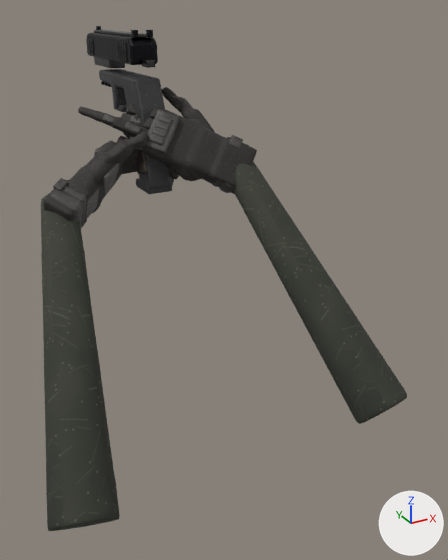
Two versions of the glTF model models/weapons/pistol.glb, one commit apart.
The view is the same before and after, from a camera (50 mm lens) standing at (-0.268, -0.71, 0.071) and looking at (0.027, -0.173, -0.197). Arrows for +X, +Y and +Z are at lower right; the lights stay in place. The first picture is the older version. Where no turn or scale is listed for an object, it has been applied to the vertices. Vertices at exactly the same position are counted once.

Script lines for the objects in view, before the commit:
```python
ob_forearm_l = bpy.data.objects.new('forearm_L', me_cylinder_001)
ob_forearm_l.location = (-0.148, -0.19, -0.222)
ob_frame = bpy.data.objects.new('frame', me_frame)
ob_frame.location = (0.0, 0.0, 0.0)
ob_hand_l = bpy.data.objects.new('hand_L', None)
ob_hand_l.parent = ob_pistol_root
ob_hand_l.location = (-0.0699, -0.0617, -0.1)
ob_hand_l.rotation_euler = (0.775, -0.954, -1.64)  # degrees (44, -55, -94)
ob_hand_r_finger1 = bpy.data.objects.new('hand_R_finger1', me_cube_034)
ob_hand_r_finger1.parent = ob_hand_r
ob_hand_r_finger1.location = (-0.0065, 0.0582, -0.00586)
ob_hand_r_finger1.rotation_euler = (-0.101, 0.0, 0.0)  # degrees (-5.8, 0, 0)
ob_hand_r_finger2 = bpy.data.objects.new('hand_R_finger2', me_cube_037)
ob_hand_r_finger2.parent = ob_hand_r
ob_hand_r_finger2.location = (0.0065, 0.0558, -0.0154)
ob_hand_r_finger2.rotation_euler = (-0.62, 0.0, 0.0)  # degrees (-36, 0, 0)
ob_hand_r_thumb = bpy.data.objects.new('hand_R_thumb', me_cube_043)
ob_hand_r_thumb.parent = ob_hand_r
ob_hand_r_thumb.location = (0.031, -0.008, -0.006)
ob_hand_r_thumb.rotation_euler = (-0.165, -0.384, -0.524)  # degrees (-9.5, -22, -30)
# also in view: 'slide_body' at (0.0, 0.035, 0.028); 'hand_L_mesh' at (-0.085, -0.073, -0.109); 'hand_L_thumb' at (-0.054, -0.084, -0.076); 'hand_R_mesh' at (0.038, -0.101, -0.076); 'hand_R_pad' at (-0.001, -0.085, -0.052)
```
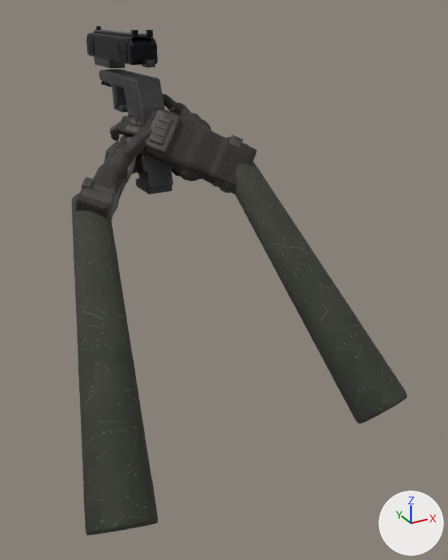
ob_hand_l is not drawn itself; it is the parent of ob_hand_l_buckle, ob_hand_l_cuff_ring, ob_hand_l_finger0, ob_hand_l_finger1, ob_hand_l_finger2, ob_hand_l_finger3, ob_hand_l_jp0, ob_hand_l_jp1.

What differs and where, as boxes [x1, y1, x2, y2] in the pictures (448 x 560 px; the box of a moved part takes in the faces that stretch with it):
```json
{"object": "forearm_L", "change": "moved", "before": [41, 195, 120, 531], "after": [72, 194, 158, 535]}
{"object": "hand_L_mesh", "change": "moved, turned", "before": [43, 142, 124, 224], "after": [75, 141, 132, 218]}
{"object": "hand_L_thumb", "change": "moved, turned", "before": [88, 132, 148, 179], "after": [109, 126, 152, 175]}
{"object": "hand_L_cuff_ring", "change": "moved, turned", "before": [50, 189, 83, 225], "after": [81, 188, 115, 220]}
{"object": "hand_R_thumb", "change": "moved, turned", "before": [162, 87, 215, 133], "after": [162, 94, 206, 127]}
{"object": "hand_R_finger1", "change": "reshaped, moved, turned", "before": [78, 107, 149, 137], "after": [110, 122, 148, 141]}
{"object": "hand_L_strap", "change": "moved, turned", "before": [63, 185, 87, 228], "after": [91, 183, 116, 199]}
{"object": "hand_L_thenar_pad", "change": "moved, turned", "before": [103, 163, 119, 188], "after": [125, 157, 136, 183]}
{"object": "hand_L_palm_heel_pad", "change": "moved, turned", "before": [86, 188, 99, 220], "after": [112, 183, 122, 217]}
{"object": "hand_L_buckle", "change": "moved, turned", "before": [53, 178, 68, 191], "after": [81, 177, 94, 189]}
{"object": "hand_R_finger2", "change": "turned", "before": [121, 113, 153, 138], "after": [121, 116, 152, 128]}
{"object": "hand_L_finger2", "change": "moved, turned", "before": [124, 153, 179, 179], "on screen": "not visible afterwards"}
{"object": "hand_L_finger1", "change": "moved, turned", "before": [122, 160, 174, 182], "after": [134, 162, 179, 176], "on screen": "mostly hidden"}
{"object": "hand_L_palm_pad", "change": "moved, turned", "before": [103, 175, 117, 198], "after": [121, 178, 126, 194], "on screen": "mostly hidden afterwards"}
{"object": "hand_L_pad", "change": "moved, turned", "before": [94, 141, 113, 156], "after": [104, 141, 118, 162]}
{"object": "hand_L_finger0", "change": "moved, turned", "before": [122, 167, 137, 174], "after": [132, 167, 137, 174], "on screen": "mostly hidden"}
{"object": "hand_L_finger3", "change": "moved, turned", "before": [131, 150, 174, 170], "on screen": "not visible afterwards"}
{"part": 1, "of": "me_cube_034", "change": "moved or reshaped", "before": [78, 107, 129, 132], "after": [110, 122, 129, 141]}
{"part": 2, "of": "me_cube_034", "change": "surface changed", "before": [116, 122, 146, 136], "after": [116, 122, 146, 136]}
```

Edits to the scene script, one JSON object a line:
```json
{"block": "me_cube_034", "where": "# used by ob_hand_r_finger1; parent = ob_hand_r; location = (-0.0065, 0.0582, -0.00586); rotation_euler = (-0.101, 0.0, 0.0), in degrees (-5.8, 0, 0)"}
{"op": "remove", "block": "me_cube_034", "code": "me_cube_034.from_pydata(...)  # 596 vertices, 1188 faces; spans x -0.0059..0.0059, y -0.0205..0.0634, z -0.0116..0.0057"}
{"op": "add", "block": "me_cube_034", "code": "me_cube_034.from_pydata(...)  # 624 vertices, 1244 faces; spans x -0.0059..0.0059, y -0.0205..0.0468, z -0.037..0.0068"}
{"block": "me_cube_034", "change": "me_cube_034 part 1: 59 vertices moved from x -0.0055..0.0055, y 0.0091..0.0344, z -0.007..0.0057 to x -0.0056..0.0056, y 0.009..0.0285, z -0.0135..0.0068; 255 vertices removed from x -0.0057..0.0057, y 0.0117..0.0634, z -0.0116..0.0056; 283 vertices added at x -0.0056..0.0056, y 0.0109..0.0468, z -0.037..0.0057"}
{"block": "me_cube_034", "change": "me_cube_034 part 2: 598 kept faces spanning x -0.0059..0.0059, y -0.0205..0.0285, z -0.0135..0.0068 get new texture (UV) coordinates"}
{"op": "set", "path": "ob_forearm_l.location", "old": "(-0.148, -0.19, -0.222)", "new": "(-0.122, -0.213, -0.218)"}
{"op": "set", "path": "ob_hand_l.location", "old": "(-0.0699, -0.0617, -0.1)", "new": "(-0.0551, -0.0704, -0.0998)"}
{"op": "set", "path": "ob_hand_l.rotation_euler", "old": "(0.775, -0.954, -1.64)", "new": "(0.88, -1.091, -1.488)", "note": "degrees (44, -55, -94) -> degrees (50, -63, -85)"}
{"op": "set", "path": "ob_hand_r_finger1.location", "old": "(-0.0065, 0.0582, -0.00586)", "new": "(-0.00553, 0.0559, -0.0132)"}
{"op": "set", "path": "ob_hand_r_finger1.rotation_euler", "old": "(-0.101, 0.0, 0.0)", "new": "(-0.519, 0.0, 0.0)", "note": "degrees (-5.8, 0, 0) -> degrees (-30, 0, 0)"}
{"op": "set", "path": "ob_hand_r_finger2.rotation_euler", "old": "(-0.62, 0.0, 0.0)", "new": "(-0.737, 0.0, 0.0)", "note": "degrees (-36, 0, 0) -> degrees (-42, 0, 0)"}
{"op": "set", "path": "ob_hand_r_thumb.location", "old": "(0.031, -0.008, -0.006)", "new": "(0.0263, -0.008, -0.006)"}
{"op": "set", "path": "ob_hand_r_thumb.rotation_euler", "old": "(-0.165, -0.384, -0.524)", "new": "(-0.197, -0.384, -0.524)", "note": "degrees (-9.5, -22, -30) -> degrees (-11, -22, -30)"}
```
